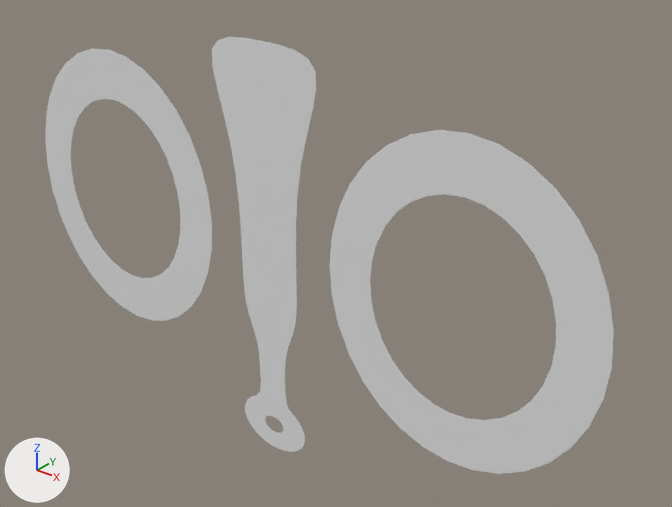
The Blender file client/lib/models/chibi.blend as it was, and as the next commit left it.
Before and after are seen from a 50 mm camera at (0.37, -0.616, 1.304) aimed at (0.031, -0.191, 1.041). Lighting does not change. The marker at lower left points along +X, +Y and +Z.

In view in the first picture: 'Chibi'.
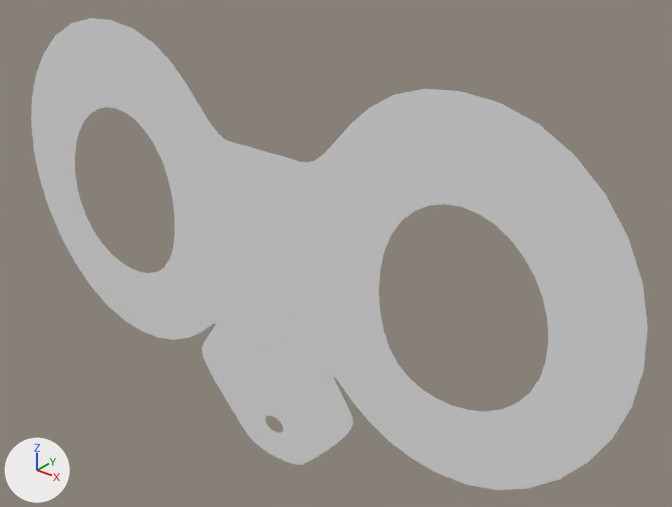
Where the change shows, as pixel boxes [x1, y1, x2, y2] in the pictures (672 x 507 px):
'Chibi', reshaped (8% wider, 8% taller): before [45, 37, 614, 474]; after [31, 18, 648, 490]

Diff of the bpy script that builds the scene:
```diff
--- a/client/lib/models/chibi.blend.py
+++ b/client/lib/models/chibi.blend.py
@@ me_circle @@
 # used by ob_chibi; location = (0.0, 0.0, 0.0); rotation_euler = (1.571, 0.0, 0.0), in degrees (90, 0, 0)
-me_circle.from_pydata(...)  # 55 vertices, 30 faces; spans x 0.0..0.241, y 0.89..1.18, z 0.222
+me_circle.from_pydata(...)  # 79 vertices, 57 faces; spans x 0.0..0.252, y 0.881..1.179, z 0.222
+# me_circle part 1
+# 2 vertices are removed from x 0.024..0.055, y 1.113..1.18, z 0.222
+# 2 faces are deleted
+# 20 vertices move from x 0.0..0.241, y 0.936..1.18, z 0.222 to x 0.0..0.238, y 0.945..1.156, z 0.222
+# 26 vertices are added at x 0.0..0.252, y 0.881..1.179, z 0.222
+# 29 new faces join them
```
